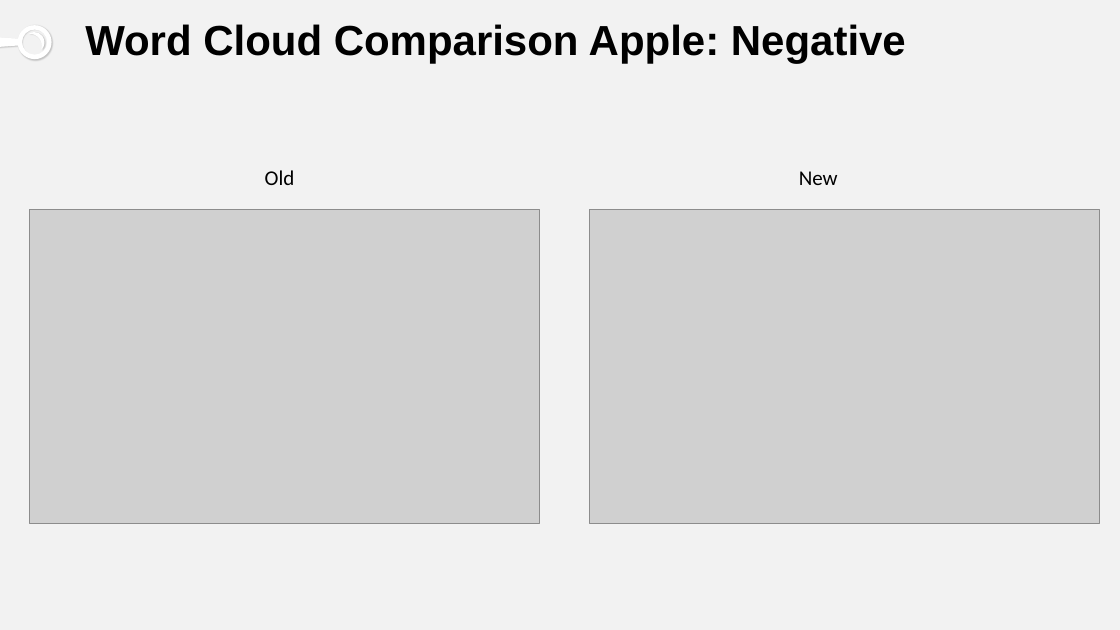
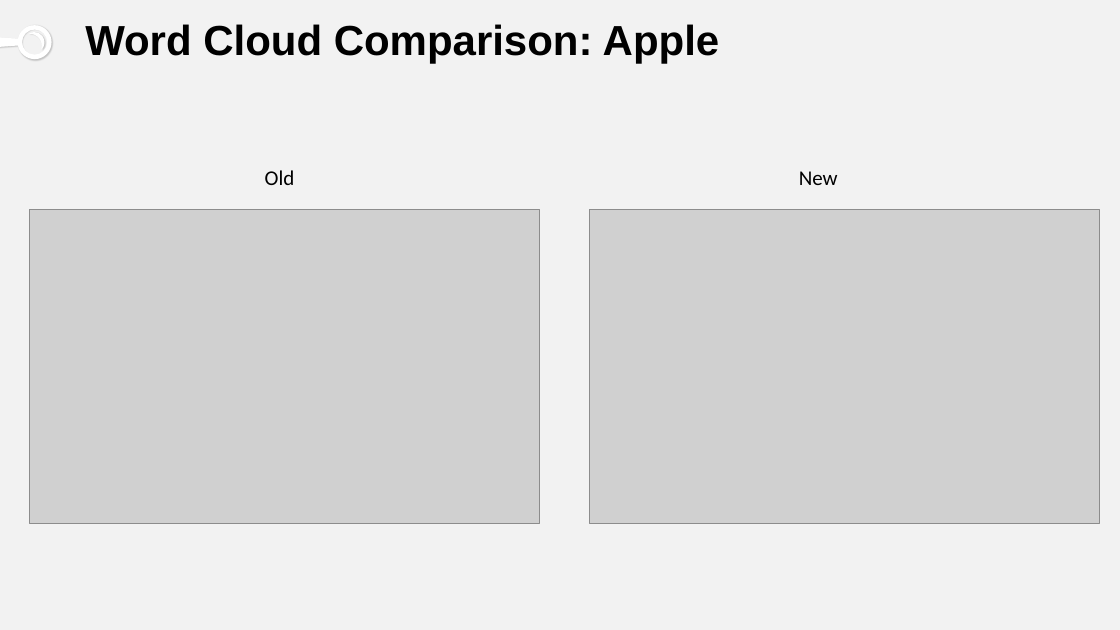
Before and after one commit to samlimish/Project5, a slide deck: slide 8 of twitter.pptx (slide 11 before the commit). Drawn at 1120x630 pixels with LibreOffice and Linux fonts; fonts in the diff are those of the drawing; grey boxes stand for pictures. Boxes give left, top, right and bottom in pixels: in the first picture for what was removed or moved away, otherwise in the second. Text is boxed around its words. In the diff, an @@ line names an element or a change of style, - is before the commit and + after.

```diff
--- a/twitter.pptx
+++ b/twitter.pptx
@@ title at [85, 24, 720, 63]: text changed @@
-Word Cloud Comparison Apple: Negative
+Word Cloud Comparison: Apple
```
Also in this commit, not shown: 8 other slides changed, 4 slides added, 1 slide removed, 50 other files.
